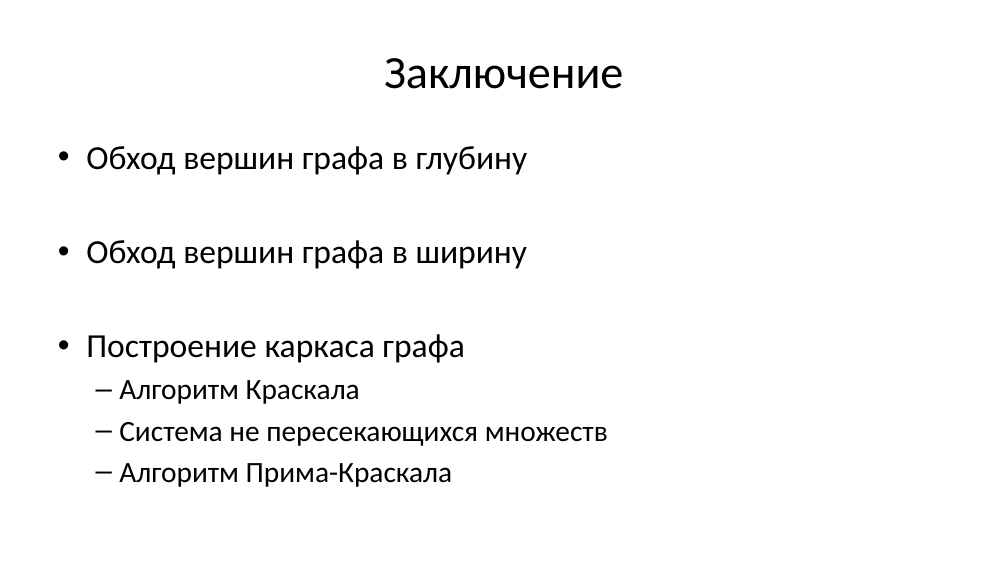
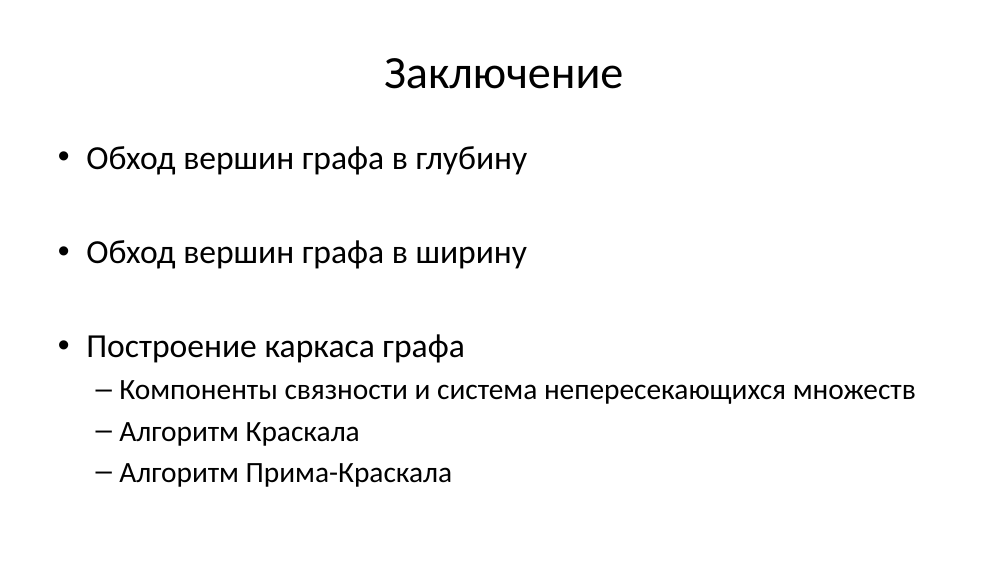
Before and after one commit to Evgueni-Petrov-aka-espetrov/Algorithms-and-Programming-in-C-pptx, a slide deck: slide 236 of 16 Обходы и каркасы графа.pptx. Drawn at 1008x567 pixels with LibreOffice and Linux fonts; fonts in the diff are those of the drawing. Boxes give left, top, right and bottom in pixels: in the first picture for what was removed or moved away, otherwise in the second. Text is boxed around its words. In the diff, an @@ line names an element or a change of style, - is before the commit and + after.

```diff
--- a/16 Обходы и каркасы графа.pptx
+++ b/16 Обходы и каркасы графа.pptx
@@ text at (119, 380, 916, 404): paragraph added @@
+  – Компоненты связности и система непересекающихся множеств
@@ text at (119, 422, 608, 446): paragraph removed @@
-  – Система не пересекающихся множеств
```
Also in this commit, not shown: 1 other slide changed.
